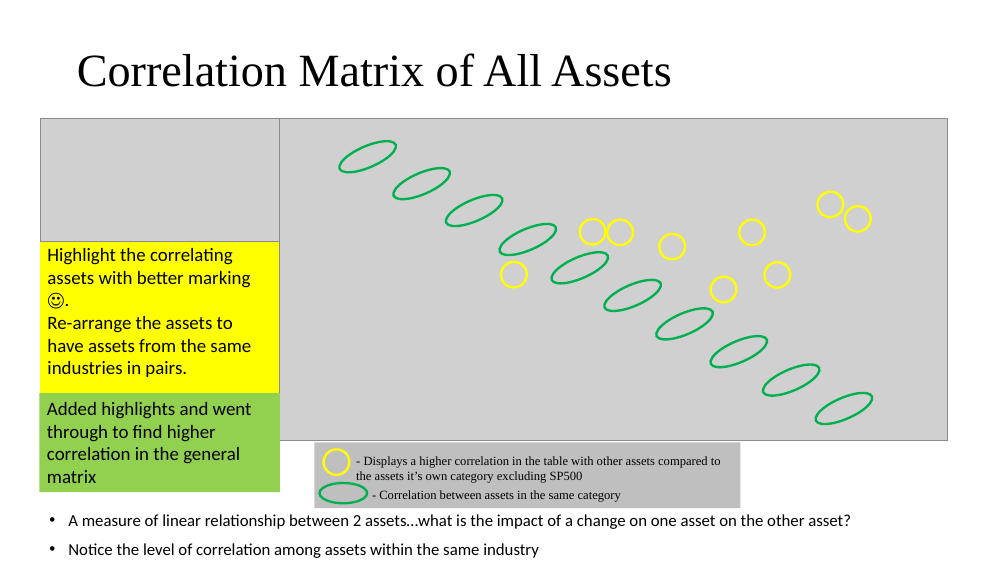
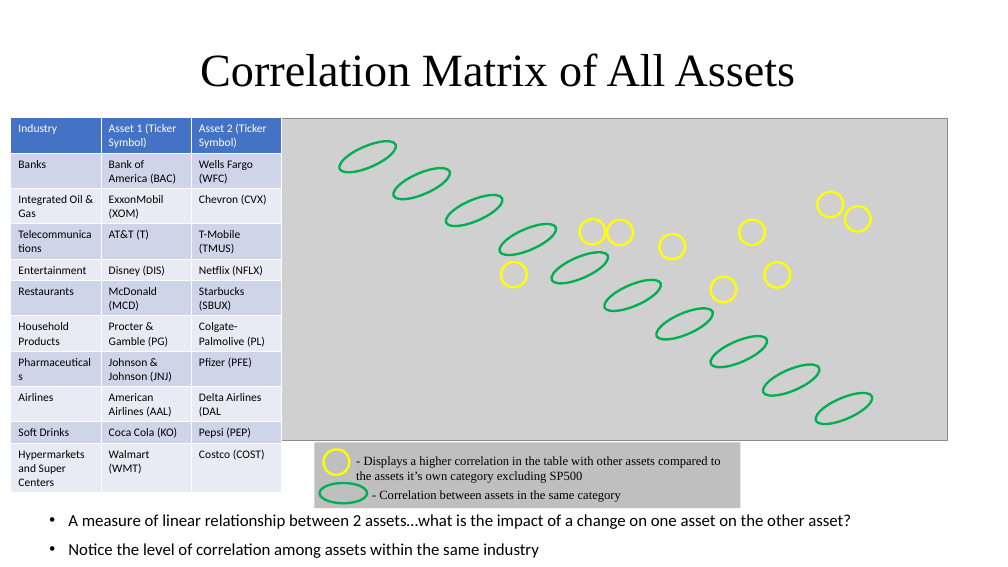
Before and after one commit to claybeaver/Group9_Project1, a slide deck: slide 10 of Final_Presentation.pptx. Drawn at 1008x567 pixels with LibreOffice and Linux fonts; fonts in the diff are those of the drawing; grey boxes stand for pictures. Boxes give left, top, right and bottom in pixels: in the first picture for what was removed or moved away, otherwise in the second. Text is boxed around its words. In the diff, an @@ line names an element or a change of style, - is before the commit and + after.

Commit message:
Worked on Final_Presentation.pptx, added new images

```diff
--- a/Final_Presentation.pptx
+++ b/Final_Presentation.pptx
@@ title "Correlation Matrix of All Assets" at (200, 53, 796, 87): alignment left to centre @@
@@ table added at (11, 118, 281, 492), 11 rows, 3 columns @@
+Industry | Asset 1 (Ticker Symbol) | Asset 2 (Ticker Symbol)
+Banks | Bank of America (BAC) | Wells Fargo (WFC)
+Integrated Oil & Gas | ExxonMobil (XOM) | Chevron (CVX)
+Telecommunications | AT&T (T) | T-Mobile (TMUS)
+Entertainment | Disney (DIS) | Netflix (NFLX)
+Restaurants | McDonald (MCD) | Starbucks (SBUX)
+Household Products | Procter & Gamble (PG) | Colgate-Palmolive (PL)
+Pharmaceuticals | Johnson & Johnson (JNJ) | Pfizer (PFE)
+Airlines | American Airlines (AAL) | Delta Airlines (DAL
+Soft Drinks | Coca Cola (KO) | Pepsi (PEP)
+Hypermarkets and Super Centers | Walmart (WMT) | Costco (COST)
@@ picture removed at (40, 118, 279, 241) @@
@@ rectangle removed at (40, 239, 279, 407) @@
-Highlight the correlating assets with better marking ☺.
-Re-arrange the assets to have assets from the same industries in pairs.
@@ rectangle removed at (39, 393, 280, 492) @@
-Added highlights and went through to find higher correlation in the general matrix
```
Also in this commit, not shown: 10 other slides changed, 1 slide added, 1 slide removed, 4 other files.
